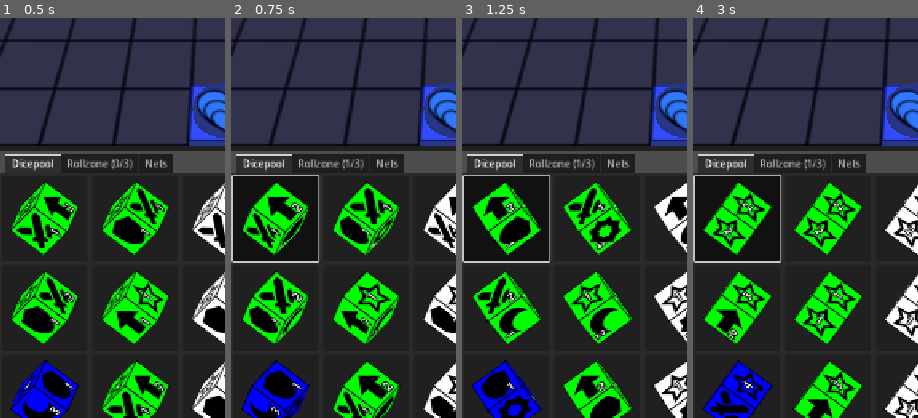
Above: before the commit, frames 1-4 (left to right).
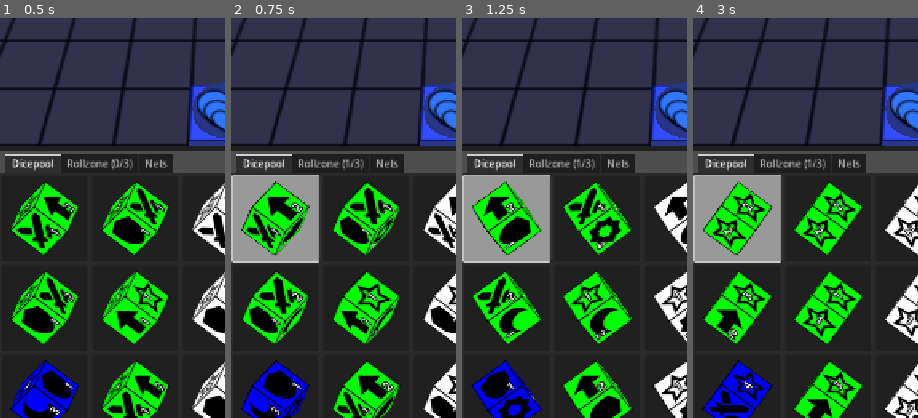
Above: after the commit, the same moments.

Repository: francocurotto/DDMre
Game: Godot game, scene res://scenes/duel.tscn
Same seed, same stepped clock (60 frames per second), same inputs: the game is played once before the commit and once after it.
Inputs (mouse positions are % of the whole screen's width and height, from its top left):
- Up to frame 1 (0.5 s): no input
- Up to frame 2 (0.75 s): click (10, 66) at 0.52 s
- Up to frame 3 (1.25 s): no input
- Up to frame 4 (3 s): click (10, 66) at 1.27 s; click (10, 66) at 2.02 s; move the mouse to (72, 45) at 2.77 s; click (72, 45) at 2.92 s
The pictures show only the part of the screen within x 0-50%, y 41-91%; the shares and areas given below are measured in that part.

Frame 1 is identical in both runs. In frame 2, 4.9% of the frame differs, in the area x 0-39%, y 39-61%; in frame 3, 5.0%; in frame 4, 5.2%.

Commit message:
change dice button

Diff:
--- /dev/null
+++ b/source/assets/meshes/HEART/HEART.svg
@@ -0,0 +1,50 @@
+<?xml version="1.0" encoding="UTF-8" standalone="no"?>
+<!-- Uploaded to: SVG Repo, www.svgrepo.com, Generator: SVG Repo Mixer Tools -->
+
+<svg
+   height="800px"
+   width="800px"
+   version="1.1"
+   id="Layer_1"
+   viewBox="0 0 512 512"
+   xml:space="preserve"
+   sodipodi:docname="HEARTS.svg"
+   inkscape:version="1.4.2 (ebf0e940d0, 2025-05-08)"
+   xmlns:inkscape="http://www.inkscape.org/namespaces/inkscape"
+   xmlns:sodipodi="http://sodipodi.sourceforge.net/DTD/sodipodi-0.dtd"
+   xmlns="http://www.w3.org/2000/svg"
+   xmlns:svg="http://www.w3.org/2000/svg"><defs
+   id="defs27" /><sodipodi:namedview
+   id="namedview25"
+   pagecolor="#ffffff"
+   bordercolor="#000000"
+   borderopacity="0.25"
+   inkscape:showpageshadow="2"
+   inkscape:pageopacity="0.0"
+   inkscape:pagecheckerboard="0"
+   inkscape:deskcolor="#d1d1d1"
+   showgrid="false"
+   inkscape:zoom="0.6575"
+   inkscape:cx="404.56274"
+   inkscape:cy="278.327"
+   inkscape:window-width="1366"
+   inkscape:window-height="696"
+   inkscape:window-x="0"
+   inkscape:window-y="40"
+   inkscape:window-maximized="1"
+   inkscape:current-layer="Layer_1" />
+<path
+   style="fill:#000000;fill-opacity:1"
+   d="M358.5,34.834c-40.011,0-76.235,16.124-102.5,42.194c-26.264-26.07-62.487-42.194-102.5-42.194  c-80.195,0-145.207,64.743-145.207,144.608c0,110.583,130.261,243.496,247.706,297.724  c117.445-54.228,247.706-187.14,247.706-297.724C503.706,99.577,438.694,34.834,358.5,34.834z"
+   id="path2" />
+
+
+
+
+
+
+
+
+
+
+</svg>
--- a/source/globals/globals.gd
+++ b/source/globals/globals.gd
@@ -34,9 +34,9 @@
 	"ITEM"        : Color(0.2, 0.2, 0.2)
 }
 const PLAYER_MATERIALS = [
-	preload("res://assets/MATERIAL_P0.tres"),
-	preload("res://assets/MATERIAL_P1.tres"),
-	preload("res://assets/MATERIAL_P2.tres"),
+	preload("res://assets/materials/MATERIAL_P0.tres"),
+	preload("res://assets/materials/MATERIAL_P1.tres"),
+	preload("res://assets/materials/MATERIAL_P2.tres"),
 ]
 #endregion
 
--- a/source/scenes/dungobj/monster_lord/monster_lord.tscn
+++ b/source/scenes/dungobj/monster_lord/monster_lord.tscn
@@ -1,7 +1,7 @@
 [gd_scene load_steps=6 format=3 uid="uid://psjsnyqimdrd"]
 
 [ext_resource type="Script" uid="uid://xq4oaifpysxf" path="res://scenes/dungobj/monster_lord/monster_lord.gd" id="1_30uxh"]
-[ext_resource type="Material" uid="uid://bpkw4mbdw5sv5" path="res://assets/MATERIAL_P1.tres" id="2_hjuai"]
+[ext_resource type="Material" uid="uid://bpkw4mbdw5sv5" path="res://assets/materials/MATERIAL_P1.tres" id="2_hjuai"]
 [ext_resource type="Texture2D" uid="uid://dtyr3yq5phnf6" path="res://assets/HEARTS_P1_3.svg" id="2_m7l1t"]
 
 [sub_resource type="CylinderShape3D" id="CylinderShape3D_7sfyc"]
--- a/source/scenes/dungobj/summon/summon.tscn
+++ b/source/scenes/dungobj/summon/summon.tscn
@@ -2,7 +2,7 @@
 
 [ext_resource type="Script" uid="uid://cjiaw6dgirjlg" path="res://scenes/dungobj/summon/summon.gd" id="1_we0cr"]
 [ext_resource type="Texture2D" uid="uid://didfe015s6jye" path="res://assets/SUMMON_DRAGON.svg" id="2_05ifw"]
-[ext_resource type="Material" uid="uid://bpkw4mbdw5sv5" path="res://assets/MATERIAL_P1.tres" id="2_7sf84"]
+[ext_resource type="Material" uid="uid://bpkw4mbdw5sv5" path="res://assets/materials/MATERIAL_P1.tres" id="2_7sf84"]
 [ext_resource type="PackedScene" uid="uid://cnstwc06ol2cs" path="res://scenes/dungobj/summon/summon_overhead/summon_overhead.tscn" id="3_fwims"]
 
 [sub_resource type="CylinderMesh" id="CylinderMesh_fwims"]
--- a/source/scenes/player_gui/dice_gui/dicepool/dice_button/dice_button.tscn
+++ b/source/scenes/player_gui/dice_gui/dicepool/dice_button/dice_button.tscn
@@ -1,7 +1,9 @@
-[gd_scene load_steps=5 format=3 uid="uid://cl36s84e5ksr4"]
+[gd_scene load_steps=6 format=3 uid="uid://cl36s84e5ksr4"]
 
 [ext_resource type="PackedScene" uid="uid://b6qy0uoifxeby" path="res://scenes/dice/dice.tscn" id="1_3otug"]
 [ext_resource type="Script" uid="uid://qbyah0c0tr8h" path="res://scenes/player_gui/dice_gui/dicepool/dice_button/dice_button.gd" id="1_aem31"]
+
+[sub_resource type="StyleBoxFlat" id="StyleBoxFlat_31p71"]
 
 [sub_resource type="PlaneMesh" id="PlaneMesh_aoqbp"]
 size = Vector2(8, 8)
@@ -27,6 +29,7 @@
 [node name="Button" type="Button" parent="MarginContainer"]
 unique_name_in_owner = true
 layout_mode = 2
+theme_override_styles/pressed = SubResource("StyleBoxFlat_31p71")
 toggle_mode = true
 
 [node name="SubViewportContainer" type="SubViewportContainer" parent="MarginContainer"]
Renamed: source/assets/MATERIAL_P0.tres -> source/assets/materials/MATERIAL_P0.tres
Renamed: source/assets/MATERIAL_P1.tres -> source/assets/materials/MATERIAL_P1.tres
Renamed: source/assets/MATERIAL_P2.tres -> source/assets/materials/MATERIAL_P2.tres
Binary file added: source/assets/meshes/HEART/HEART.glb
Not shown, added: source/assets/meshes/HEART/HEART.glb.import
Not shown, added: source/assets/meshes/HEART/HEART.svg.import
Not shown, changed: TODO.md
Not shown, added: source/assets/meshes/HEART/HEART.stl
Not shown, added: source/assets/meshes/extrude.scad
